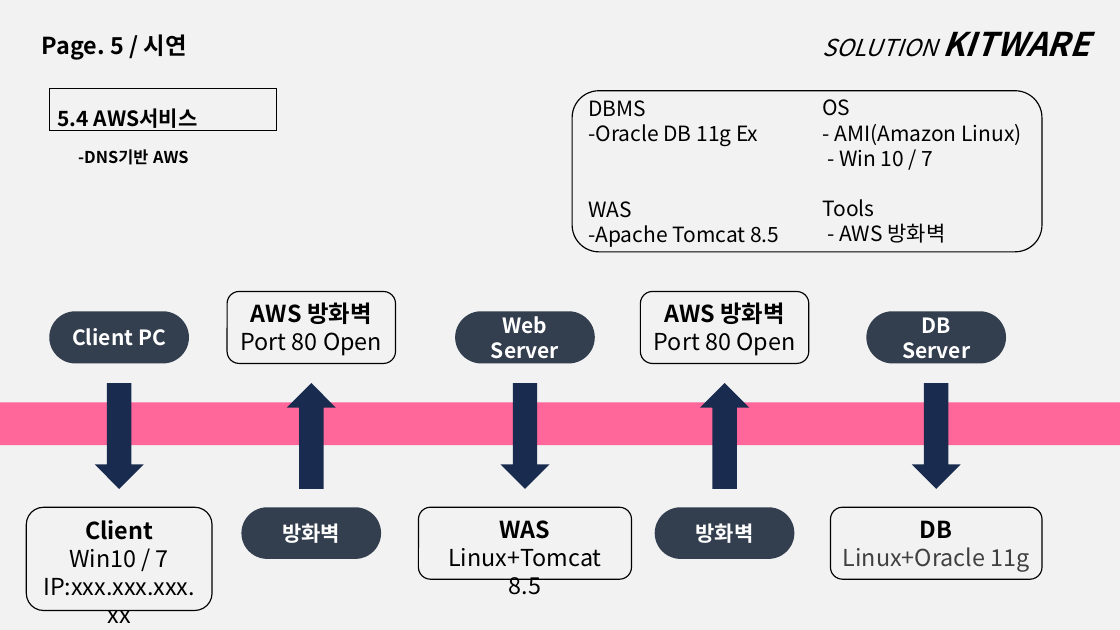
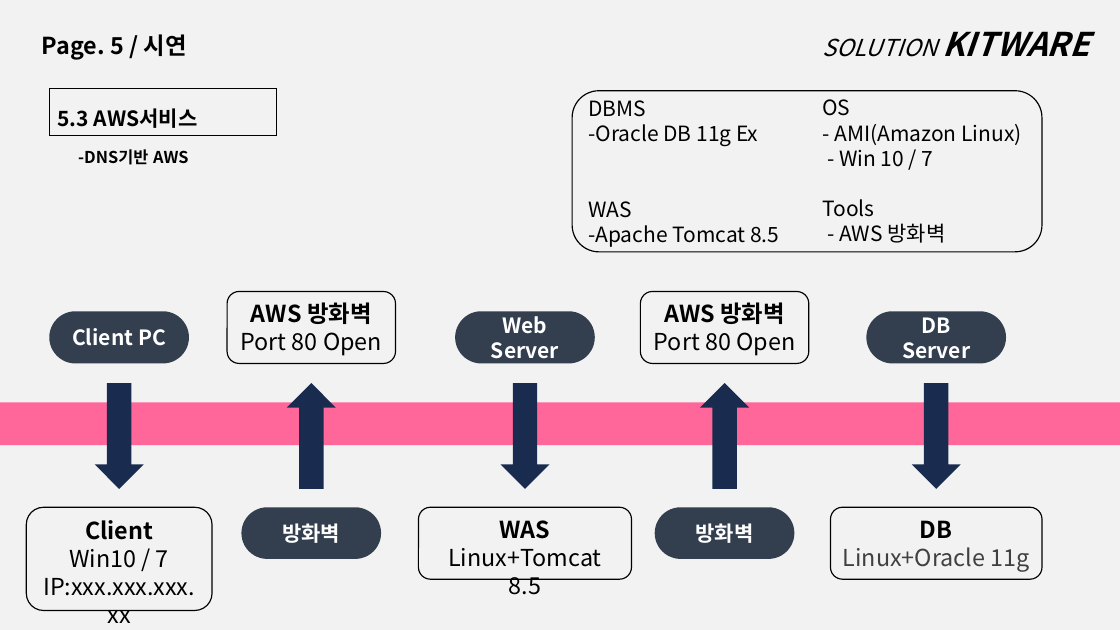
Before and after one commit to phoresis92/GroupWare, a slide deck: slide 37 of 1조 최종발표.pptx (slide 38 before the commit). Drawn at 1120x630 pixels with LibreOffice and Linux fonts; fonts in the diff are those of the drawing. Boxes give left, top, right and bottom in pixels: in the first picture for what was removed or moved away, otherwise in the second. Text is boxed around its words. In the diff, an @@ line names an element or a change of style, - is before the commit and + after.

```diff
--- a/1조 최종발표.pptx
+++ b/1조 최종발표.pptx
@@ rectangle "5.3 AWS서비스": place and size @@
-rectangle "5.3 AWS서비스" at box(50, 89, 276, 131)
+rectangle "5.3 AWS서비스" at box(50, 89, 276, 136)
@@ text in rectangle at box(58, 108, 198, 128): text changed @@
-5.4 AWS서비스
+5.3 AWS서비스
```
Also in this commit, not shown: 16 other slides changed.
